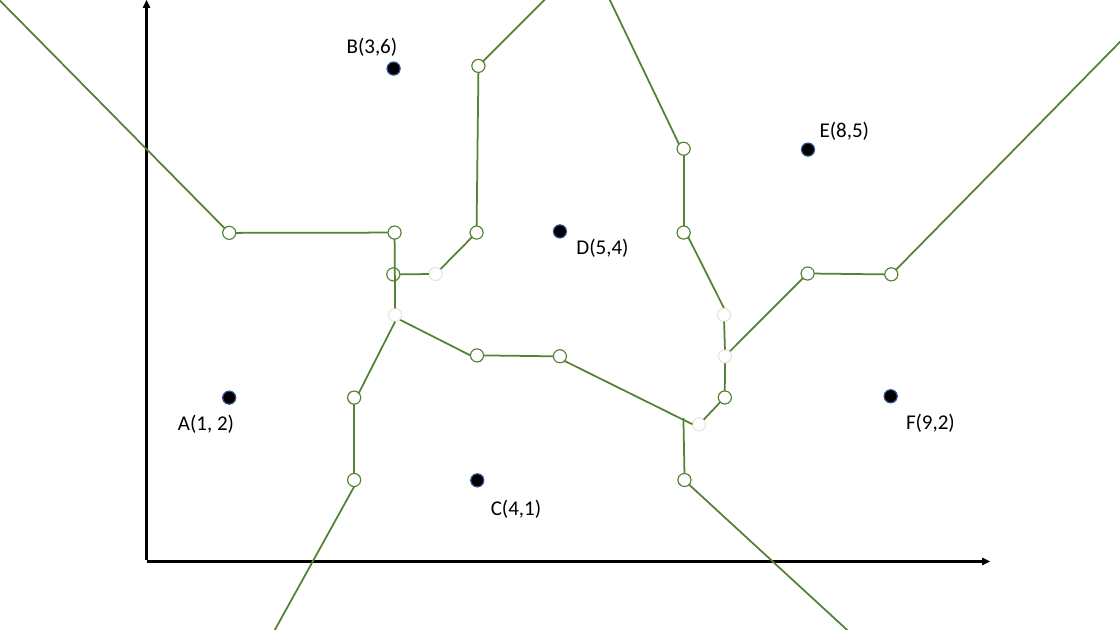
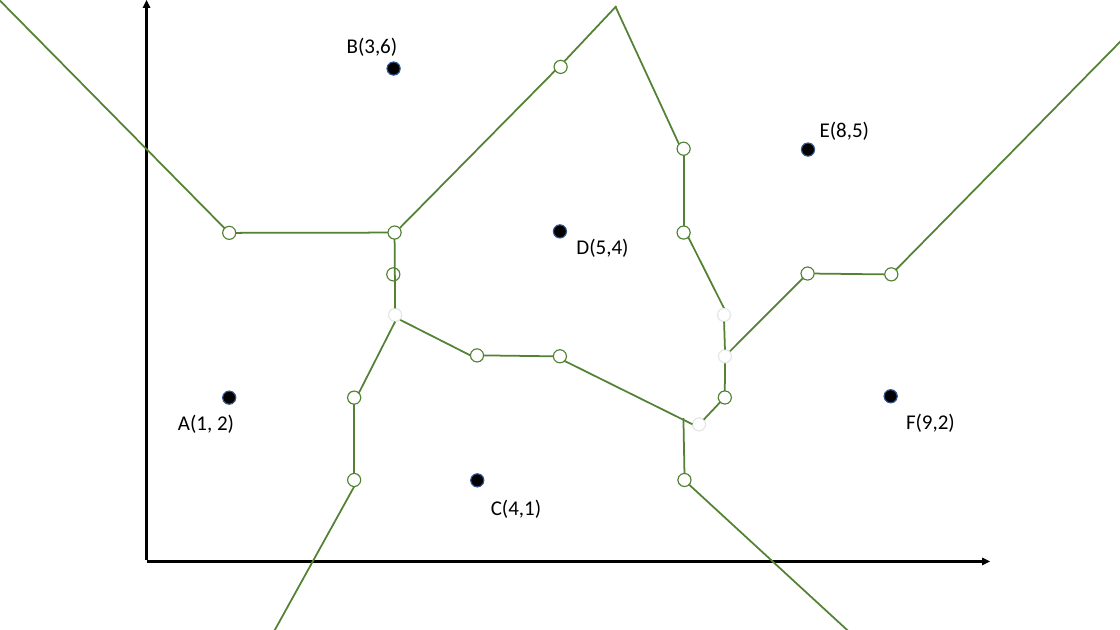
Before and after one commit to atrinh1996/CS163Fall2022, a slide deck: slide 6 of HW/HW4/images/hw4.pptx. Drawn at 1120x630 pixels with LibreOffice and Linux fonts; fonts in the diff are those of the drawing. Boxes give left, top, right and bottom in pixels: in the first picture for what was removed or moved away, otherwise in the second. Text is boxed around its words. In the diff, an @@ line names an element or a change of style, - is before the commit and + after.

```diff
--- a/HW/HW4/images/hw4.pptx
+++ b/HW/HW4/images/hw4.pptx
@@ line moved from (483, 61) - (603, 0) to (565, 61) - (617, 6) @@
@@ line moved from (586, 0) - (679, 145) to (615, 6) - (679, 145) @@
@@ line moved from (476, 226) - (479, 72) to (400, 228) - (555, 71) @@
@@ ellipse moved from (x1=472, y1=60, x2=486, y2=73) to (x1=555, y1=60, x2=568, y2=74) @@
@@ line removed from (440, 270) to (472, 237) @@
@@ ellipse removed at (x1=471, y1=226, x2=484, y2=239) @@
@@ ellipse removed at (x1=429, y1=267, x2=443, y2=281) @@
@@ line removed from (400, 275) to (429, 274) @@
```
Also in this commit, not shown: 11 other slides changed, 5 slides added, 24 other files.
